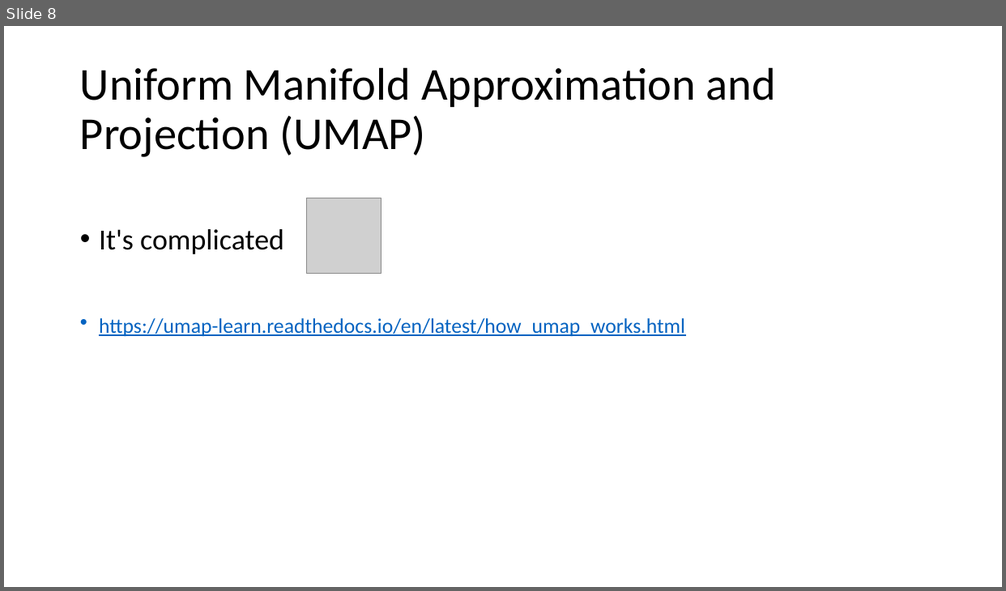
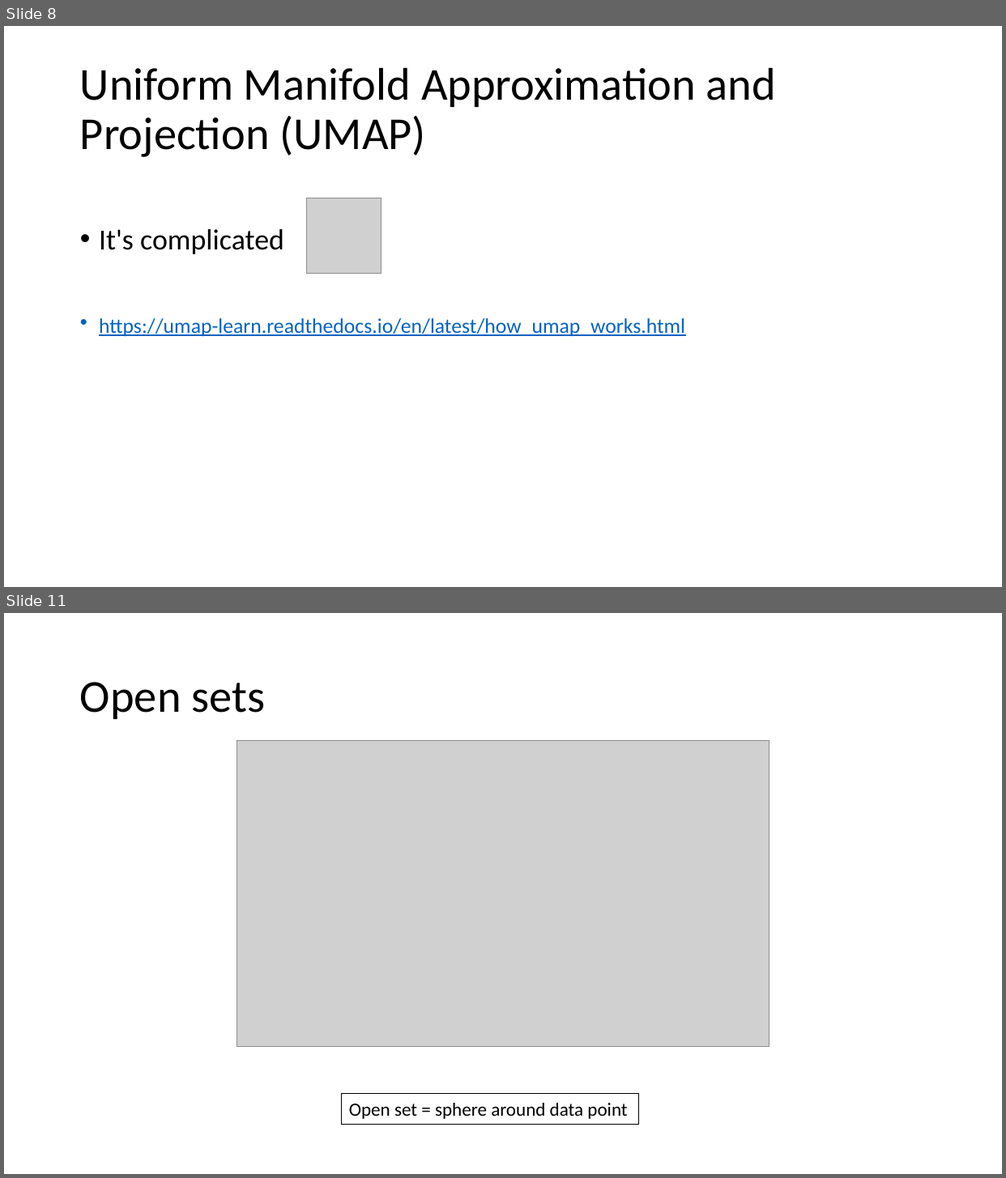
Before and after one commit to gjbex/Machine-learning-with-Python, a slide deck: dimensionality_reduction.pptx. Shown one above the other, each under a label of ours: slide 8 before the commit, slides 8 and 11 after it; the slides between them are not shown. The pictures are 1006x591 and 1006x1178 pixels, drawn with LibreOffice and Linux fonts; fonts in the diff are those of the drawing; grey boxes stand for pictures. Boxes give left, top, right and bottom in pixels: in the first picture for what was removed or moved away, otherwise in the second. Text is boxed around its words. In the diff, an @@ line names an element or a change of style, - is before the commit and + after.

```diff
--- a/dimensionality_reduction.pptx
+++ b/dimensionality_reduction.pptx
@@ slide 11 added at <box>4,613,1002,1174</box>, background #FFFFFF @@
@@ title added at <box>80,682,265,719</box>, 44 pt, text #000000 @@
+Open sets
@@ picture added at <box>236,741,769,1046</box> @@
@@ rectangle added at <box>342,1094,639,1124</box>, outline #000000 0.75 pt, 18 pt, text #000000 @@
+Open set = sphere around data point
```
Also in this commit, not shown: 5 other slides added.
